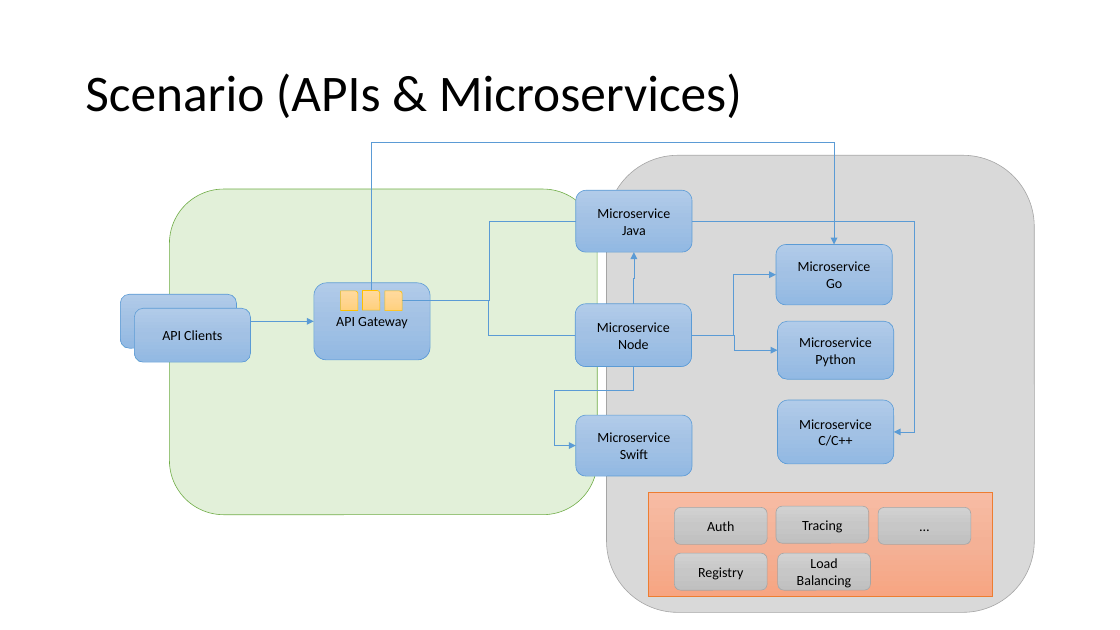
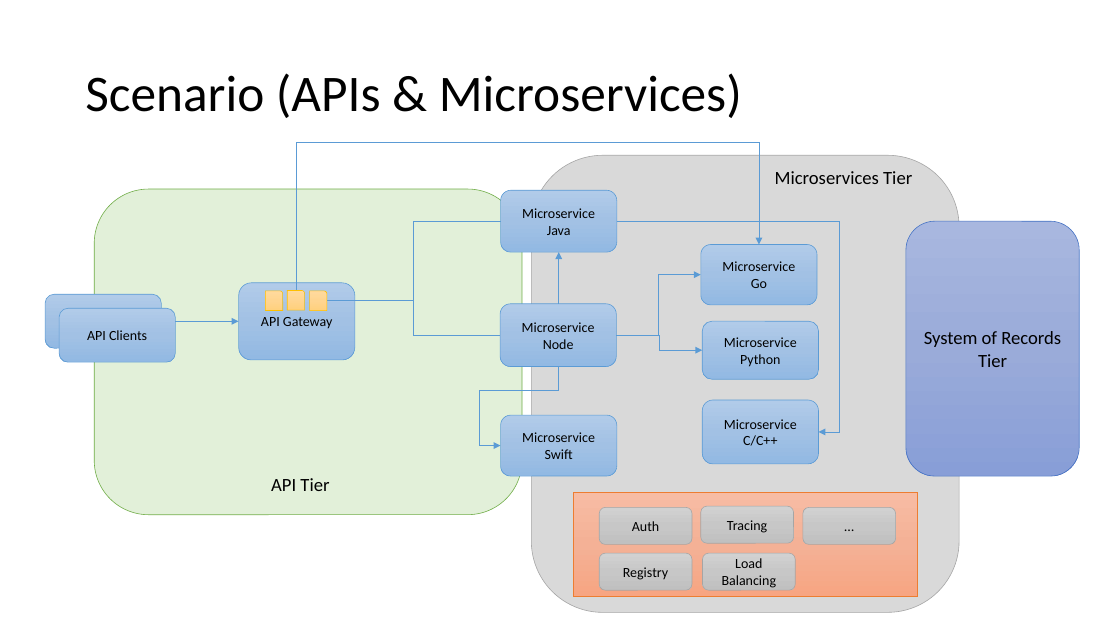
Before and after one commit to strongloop/loopback-example-polyglot, a slide deck: slide 2 of Polyglot Microservices.pptx. Drawn at 1120x630 pixels with LibreOffice and Linux fonts; fonts in the diff are those of the drawing. Boxes give left, top, right and bottom in pixels: in the first picture for what was removed or moved away, otherwise in the second. Text is boxed around its words. In the diff, an @@ line names an element or a change of style, - is before the commit and + after.

```diff
--- a/Polyglot Microservices.pptx
+++ b/Polyglot Microservices.pptx
@@ text added at (x1=775, y1=171, x2=912, y2=184), 16 pt, text #000000 @@
+Microservices Tier
@@ rounded rectangle added at (x1=906, y1=221, x2=1079, y2=476), fill gradient #A8B7DF to #9AABD9 to #889ED7, outline #4472C4 0.5 pt, 16 pt, text #000000 @@
+System of Records Tier
@@ 16 rounded rectangles, 7 elbow arrows, 3 round rects, 2 elbow lines, 1 rectangle moved together from (x1=120, y1=143, x2=1034, y2=613) to (x1=45, y1=143, x2=960, y2=613) @@
@@ text added at (x1=271, y1=478, x2=329, y2=491), 16 pt, text #000000 @@
+API Tier
```
Also in this commit, not shown: 4 other files.
